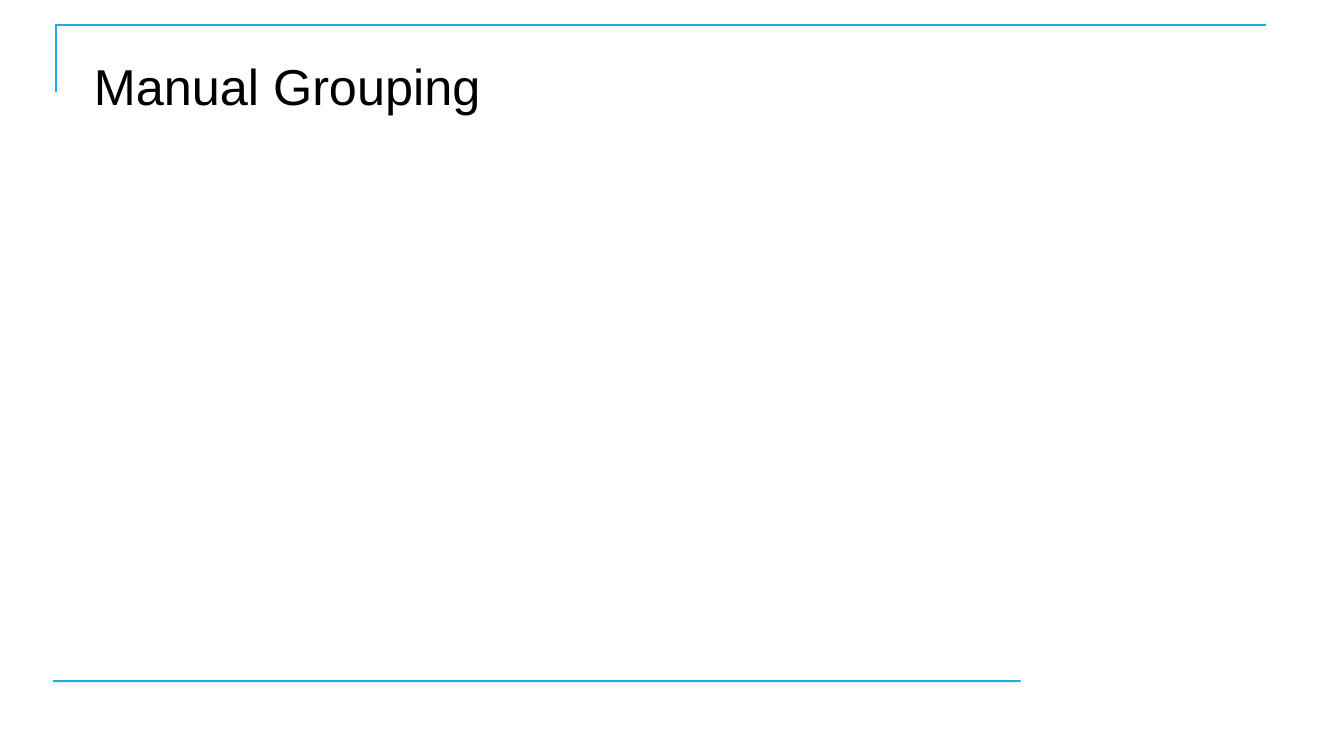
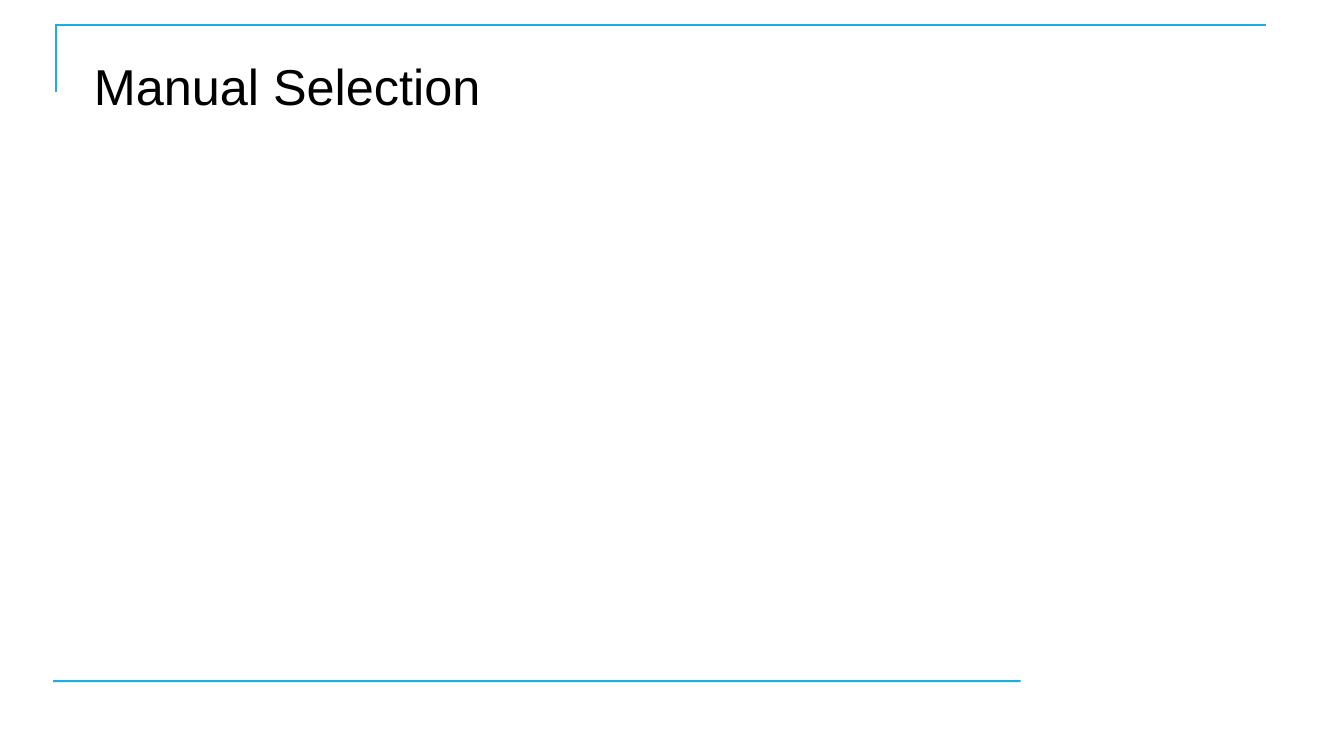
Before and after one commit to CostelloTechnicalConsulting/XTBP10---Tableau-Prep-Introduction, a slide deck: slide 60 of ppt/TableauPrepBuilderIntroV1_1.pptx (slide 51 before the commit). Drawn at 1344x756 pixels with LibreOffice and Linux fonts; fonts in the diff are those of the drawing; background and template pictures are left out. Boxes give left, top, right and bottom in pixels: in the first picture for what was removed or moved away, otherwise in the second. Text is boxed around its words. In the diff, an @@ line names an element or a change of style, - is before the commit and + after.

```diff
--- a/ppt/TableauPrepBuilderIntroV1_1.pptx
+++ b/ppt/TableauPrepBuilderIntroV1_1.pptx
@@ title at (94, 68, 480, 106): text changed @@
-Manual Grouping
+Manual Selection
```
Also in this commit, not shown: 7 other slides changed, 38 slides added, 34 slides removed.
